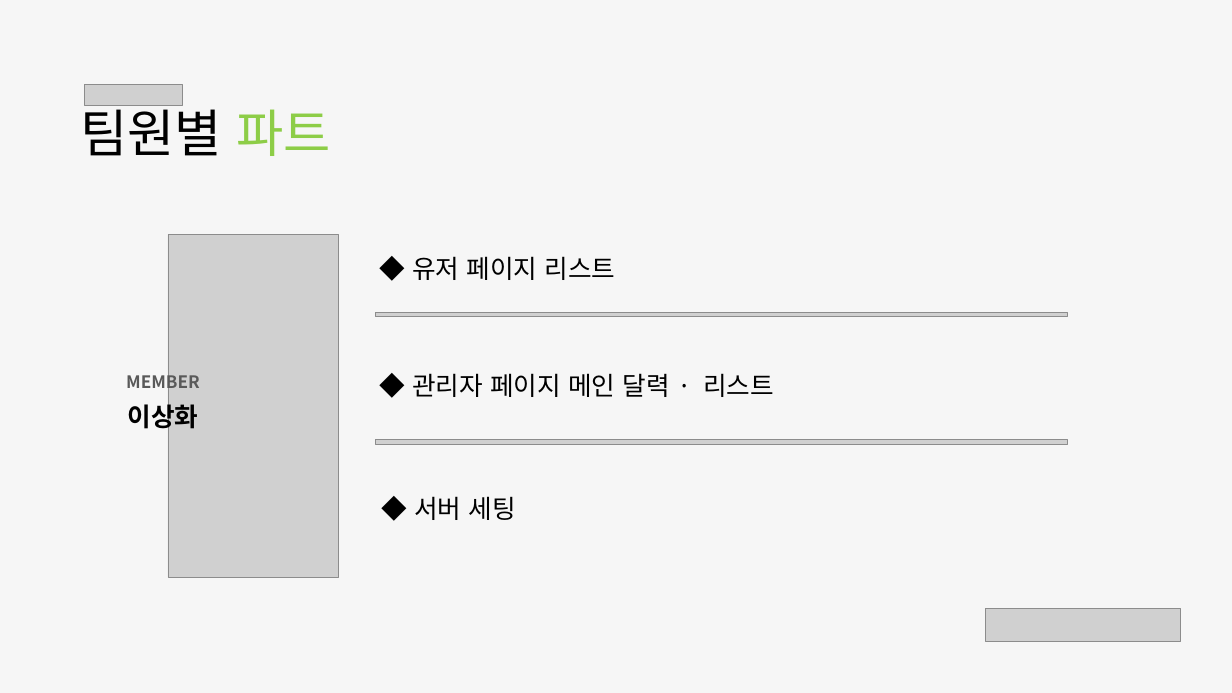
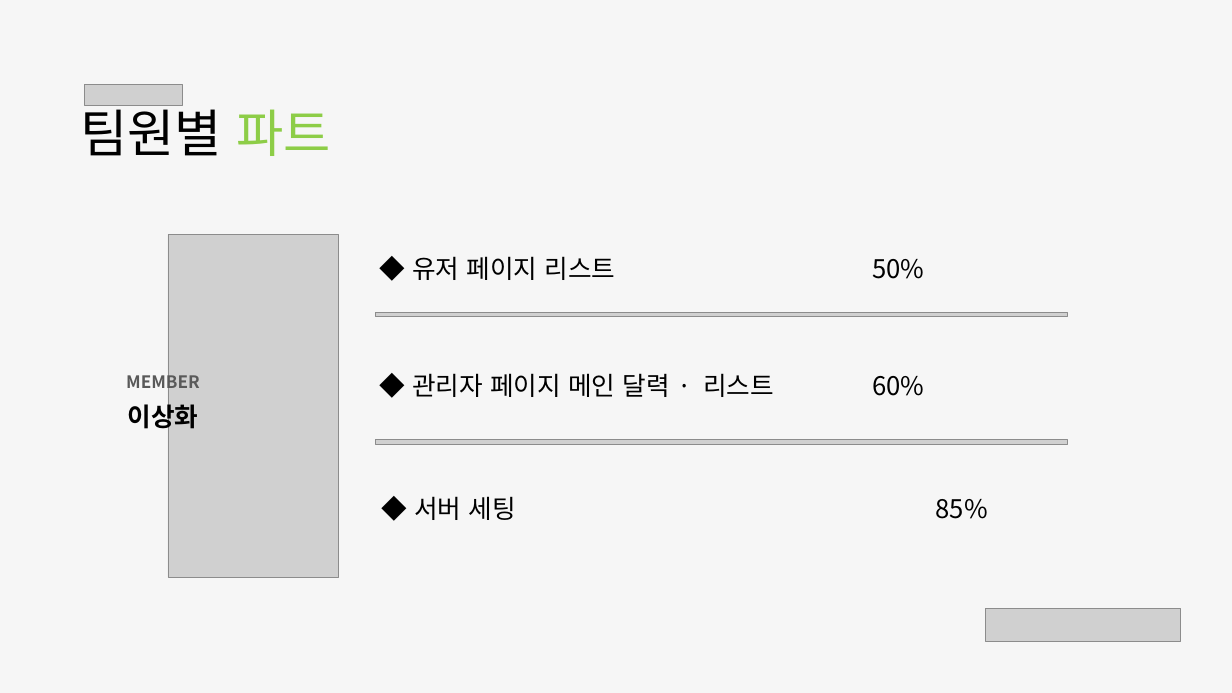
Before and after one commit to RionPark/jwc, a slide deck: slide 3 of src/프로젝트/장동진/Placeres 작업현황.pptx. Drawn at 1232x693 pixels with LibreOffice and Linux fonts; fonts in the diff are those of the drawing; grey boxes stand for pictures; background and template pictures are left out. Boxes give left, top, right and bottom in pixels: in the first picture for what was removed or moved away, otherwise in the second. Text is boxed around its words. In the diff, an @@ line names an element or a change of style, - is before the commit and + after.

```diff
--- a/src/프로젝트/장동진/Placeres 작업현황.pptx
+++ b/src/프로젝트/장동진/Placeres 작업현황.pptx
@@ text at [412,256,924,280]: text changed @@
-◆ 유저 페이지 리스트
+◆ 유저 페이지 리스트 50%
@@ text at [412,373,924,397]: text changed @@
-◆ 관리자 페이지 메인 달력 · 리스트
+◆ 관리자 페이지 메인 달력 · 리스트 60%
@@ text at [414,496,988,520]: text changed @@
-◆ 서버 세팅
+◆ 서버 세팅 85%
```
Also in this commit, not shown: 2 other slides changed.
